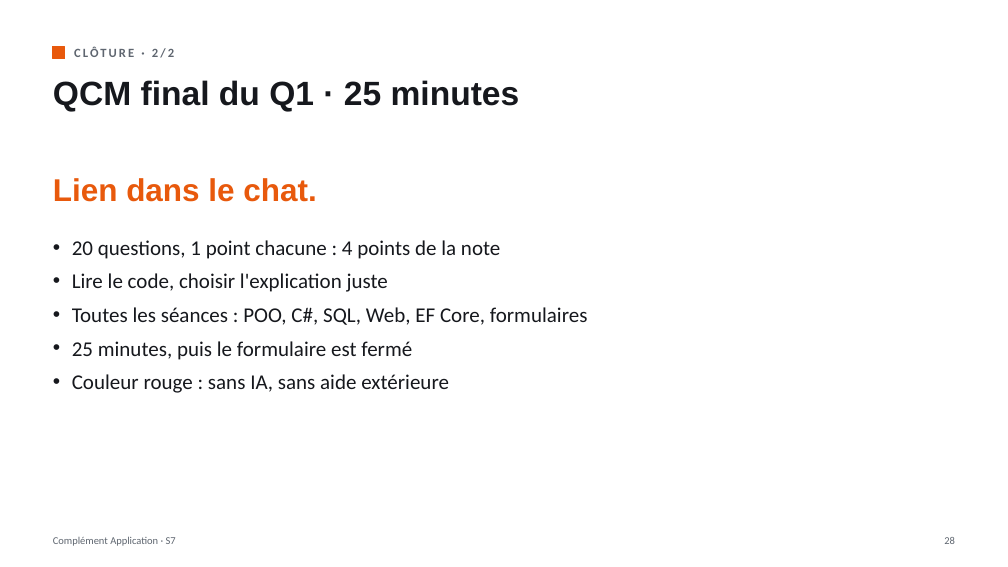
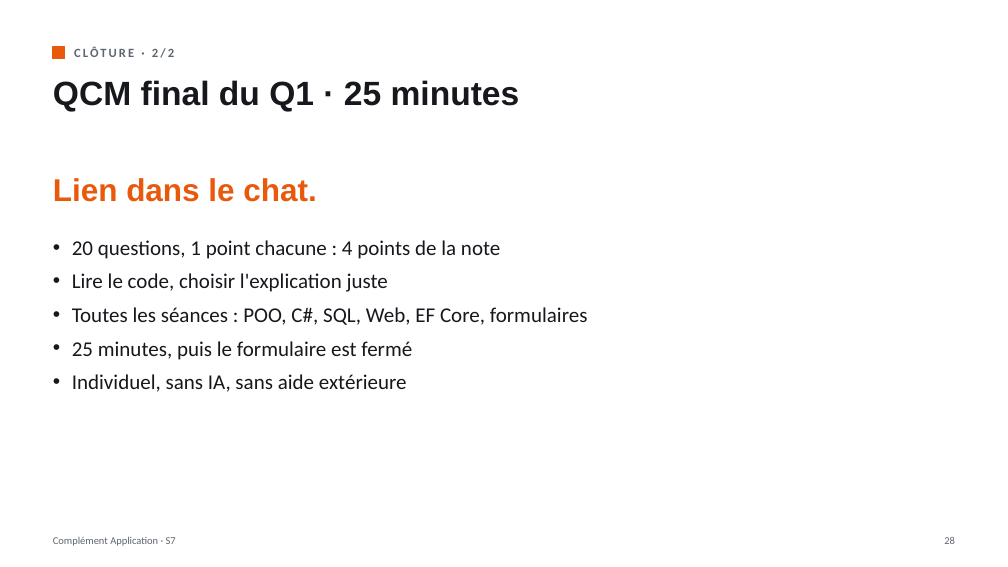
Before and after one commit to lle-condorcet/condorcet-2027, a slide deck: slide 28 of slides/LLE_CA_S07_Formulaires_et_validation.pptx. Drawn at 1008x567 pixels with LibreOffice and Linux fonts; fonts in the diff are those of the drawing. Boxes give left, top, right and bottom in pixels: in the first picture for what was removed or moved away, otherwise in the second. Text is boxed around its words. In the diff, an @@ line names an element or a change of style, - is before the commit and + after.

```diff
--- a/slides/LLE_CA_S07_Formulaires_et_validation.pptx
+++ b/slides/LLE_CA_S07_Formulaires_et_validation.pptx
@@ text at box(72, 374, 407, 392): text changed @@
-• Couleur rouge : sans IA, sans aide extérieure
+• Individuel, sans IA, sans aide extérieure
```
Also in this commit, not shown: 1 other slide changed, 8 other files.
